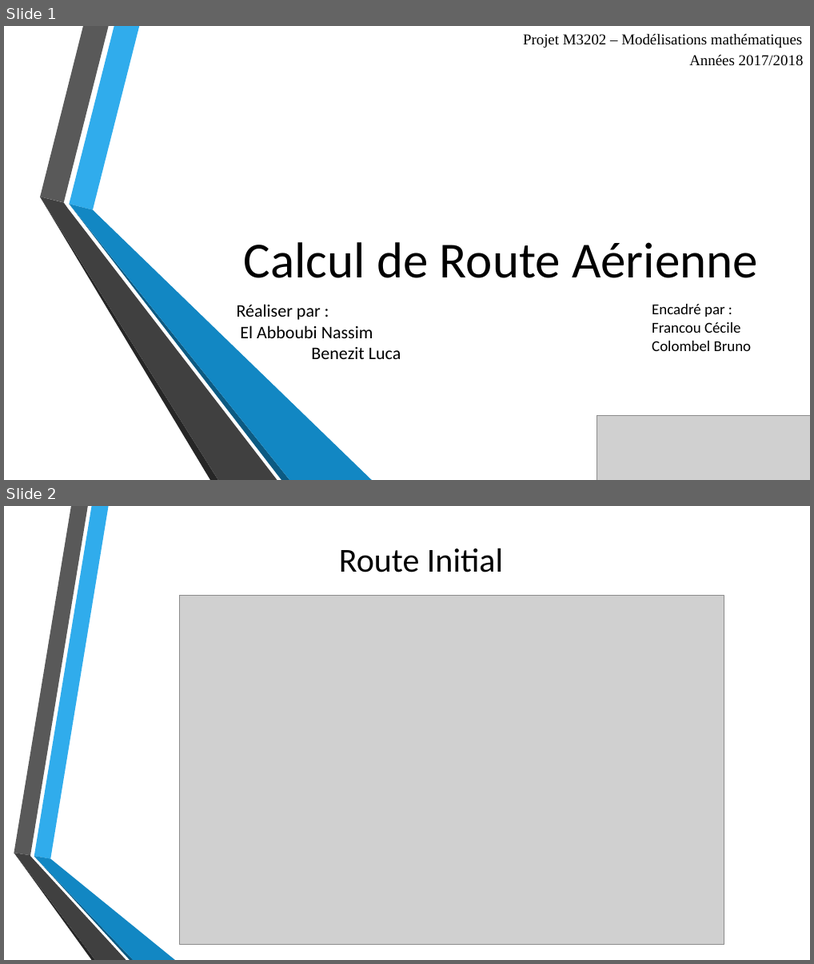
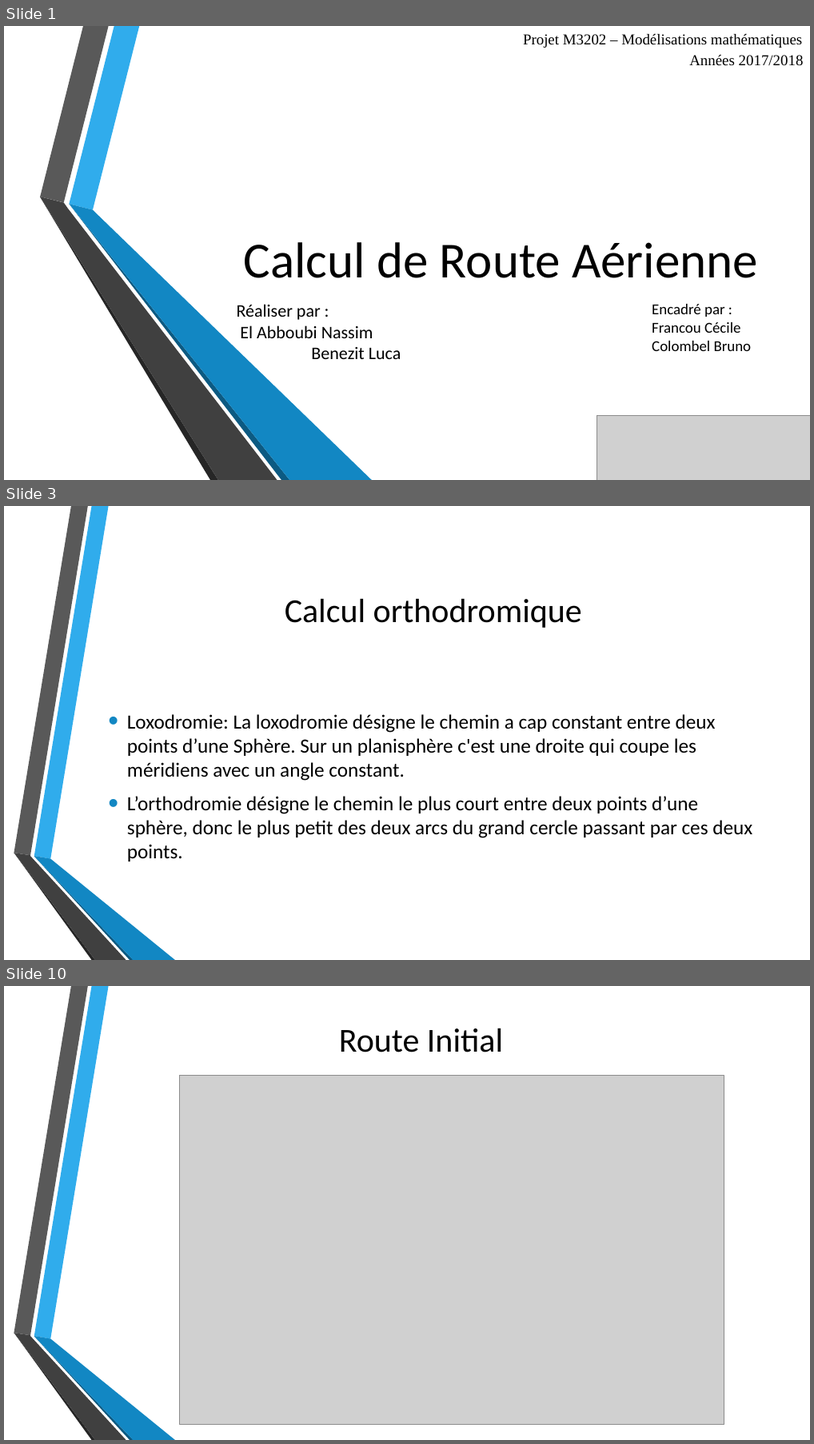
Before and after one commit to KingRid3r/RouteAerienne, a slide deck: CalculdeRouteAérienne.pptx. Shown one above the other, each under a label of ours: slides 1 and 2 before the commit, slides 1, 3 and 10 after it; the slides between them are not shown. The pictures are 814x964 and 814x1444 pixels, drawn with LibreOffice and Linux fonts; fonts in the diff are those of the drawing; grey boxes stand for pictures; background and template pictures are left out. Boxes give left, top, right and bottom in pixels: in the first picture for what was removed or moved away, otherwise in the second. Text is boxed around its words. In the diff, an @@ line names an element or a change of style, - is before the commit and + after.

```diff
--- a/CalculdeRouteAérienne.pptx
+++ b/CalculdeRouteAérienne.pptx
@@ slide 3 added at bbox=[4, 506, 810, 960], background picture (left out); not listed: 6 template elements that a slide beside it also shows @@
@@ title added at bbox=[285, 599, 582, 628], 40 pt, text #000000 @@
+Calcul orthodromique
@@ text added at bbox=[127, 714, 753, 861], 24 pt, text #000000 @@
+• Loxodromie: La loxodromie désigne le chemin a cap constant entre deux points d’une Sphère. Sur un planisphère c'est une droite qui coupe les méridiens avec un angle constant.
+• L’orthodromie désigne le chemin le plus court entre deux points d’une sphère, donc le plus petit des deux arcs du grand cercle passant par ces deux points.
@@ what was slide 2 is now slide 10 @@
```
Also in this commit, not shown: 7 other slides added.
